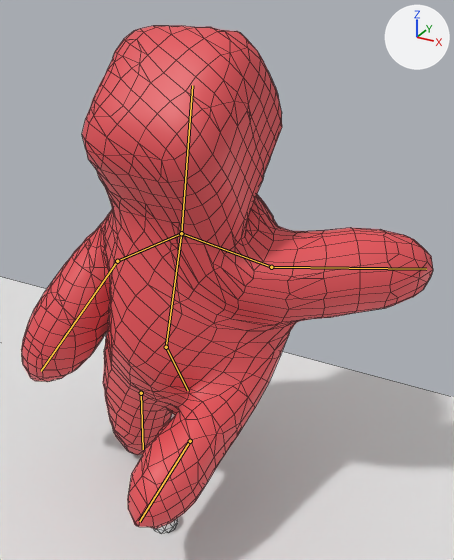
The Blender file Football Game/Assets/Models/Player_Base/Player_Animated_Model.blend as it was, and as the next commit left it.
One viewpoint serves both versions: a 50 mm lens placed at (4.14, -5.92, 5.07), pointed at (0.84, 0.08, 2.07). The axes (+X, +Y, +Z) are drawn at upper right. The lights are the same throughout. Both versions are drawn at frame 5 of the action 'SmallKick'; the numbers are the values there. The bones that bend it are drawn over the model as lines. Mesh edges are drawn as thin lines.
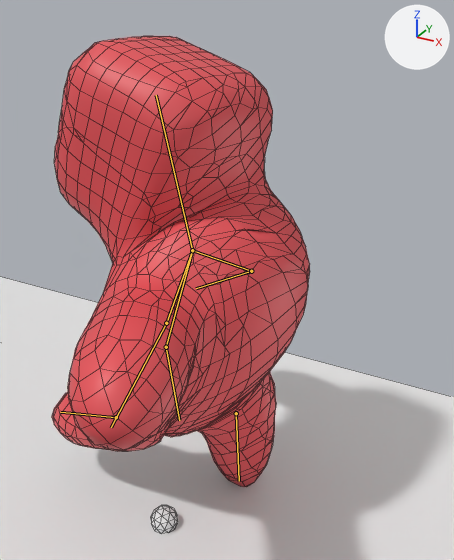
What the commit changed:
Bone 'Bone' (bone_bone) turns from (63, -63, -90) to (36, 62, 35) degrees about its own x, y and z.
Bone 'Bone.007' (bone_bone_007) moves from (0.0, 0.0, 0.0) to (-0.07, 0.18, 0.02).
Bone 'Bone.007' (bone_bone_007) turns from (0, 0, -3) to (-10, -5, -26) degrees about its own x, y and z.
Bone 'Bone.009' (bone_bone_009) moves from (1.1, -0.25, 0.0) to (0.03, -0.25, 0.14).
Bone 'Bone.009' (bone_bone_009) turns from (-3, -16, -66) to (74, -21, -101) degrees about its own x, y and z.
Bone 'Bone.001' (bone_bone_001) turns from (-91, 73, -91) to (0, 0, -17) degrees about its own x, y and z.
Bone 'Bone.003' (bone_bone_003) turns from (-65, -38, 85) to (-39, -40, 74) degrees about its own x, y and z.
Bone 'Bone.006' (bone_bone_006) turns from (-1, 0, 24) to (0, 0, 2) degrees about its own x, y and z.

Boxes [x1, y1, x2, y2] around the edits, measured in the pictures (454 x 560 px):
'Mball.006', posed (37% narrower, 10% shorter): before [21, 26, 433, 529]; after [52, 36, 310, 487]
bone 'Bone', root to tip: before (166, 347) to (188, 390); after (166, 347) to (179, 420)
bone 'Bone.007', root to tip: before (141, 393) to (143, 449); after (236, 413) to (239, 481)
bone 'Bone.009', root to tip: before (190, 441) to (139, 521); after (116, 417) to (60, 412)
bone 'Bone.001', root to tip: before (166, 347) to (181, 233); after (166, 347) to (192, 250)
bone 'Bone.003', root to tip: before (117, 261) to (41, 371); after (251, 271) to (196, 288)
bone 'Bone.006', root to tip: before (181, 233) to (192, 85); after (192, 250) to (156, 95)
